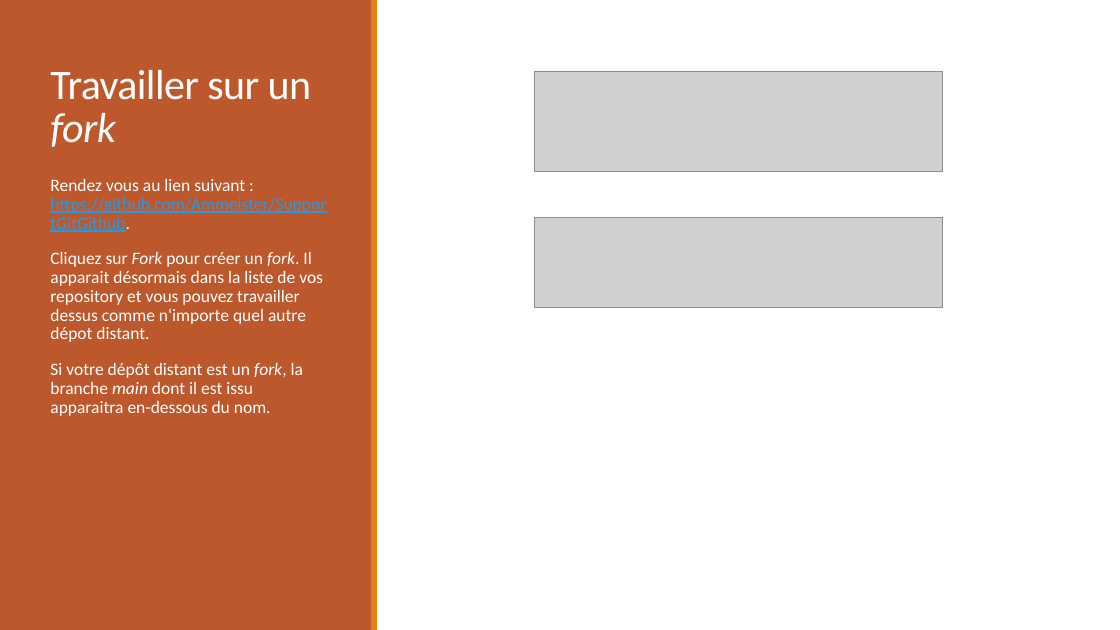
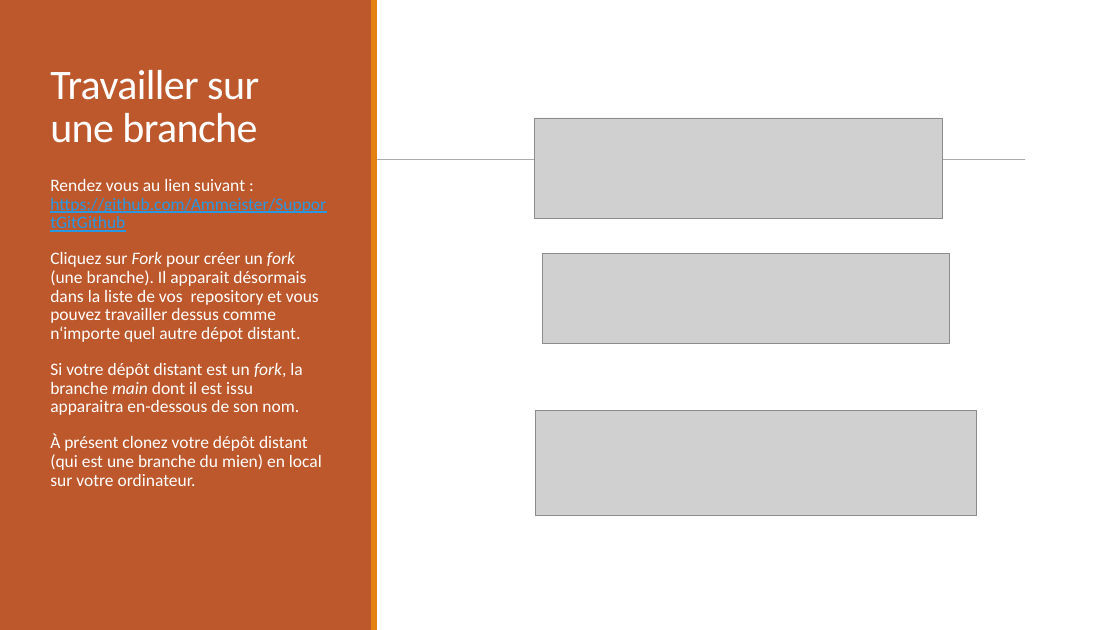
Before and after one commit to Mareike2405/SupportGitGithub, a slide deck: slide 10 of FormationGitGithub.pptx (slide 14 before the commit). Drawn at 1120x630 pixels with LibreOffice and Linux fonts; fonts in the diff are those of the drawing; grey boxes stand for pictures. Boxes give left, top, right and bottom in pixels: in the first picture for what was removed or moved away, otherwise in the second. Text is boxed around its words. In the diff, an @@ line names an element or a change of style, - is before the commit and + after.

```diff
--- a/FormationGitGithub.pptx
+++ b/FormationGitGithub.pptx
@@ text at <box>50,70,259,143</box>: text changed @@
-Travailler sur un fork
+Travailler sur une branche
@@ picture: place and size @@
-picture at <box>535,71,943,171</box>
+picture at <box>535,118,943,218</box>
@@ text at <box>50,179,326,486</box>: text changed @@
-Rendez vous au lien suivant : https://github.com/Ammeister/SupportGitGithub.
-Cliquez sur Fork pour créer un fork. Il apparait désormais dans la liste de vos repository et vous pouvez travailler dessus comme n‘importe quel autre dépot distant.
-Si votre dépôt distant est un fork, la branche main dont il est issu apparaitra en-dessous du nom.
+Rendez vous au lien suivant : https://github.com/Ammeister/SupportGitGithub
+Cliquez sur Fork pour créer un fork (une branche). Il apparait désormais dans la liste de vos repository et vous pouvez travailler dessus comme n‘importe quel autre dépot distant.
+Si votre dépôt distant est un fork, la branche main dont il est issu apparaitra en-dessous de son nom.
+À présent clonez votre dépôt distant (qui est une branche du mien) en local sur votre ordinateur.
@@ line added from (110, 160) to (1026, 160), #808080 0.51 pt @@
@@ picture: place and size @@
-picture at <box>535,217,943,308</box>
+picture at <box>543,254,950,344</box>
@@ picture added at <box>536,410,977,516</box> @@
```
Also in this commit, not shown: 13 other slides changed.
